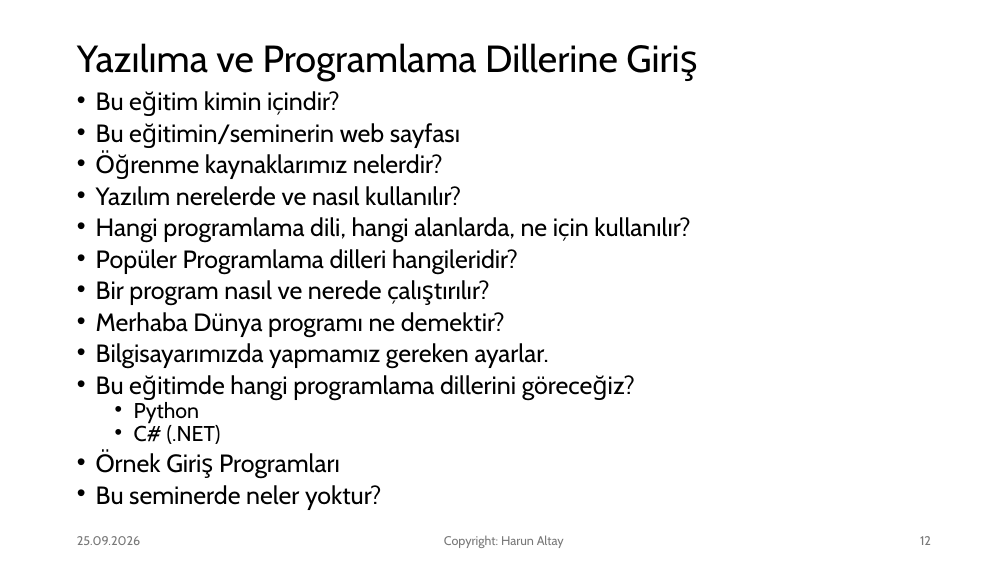
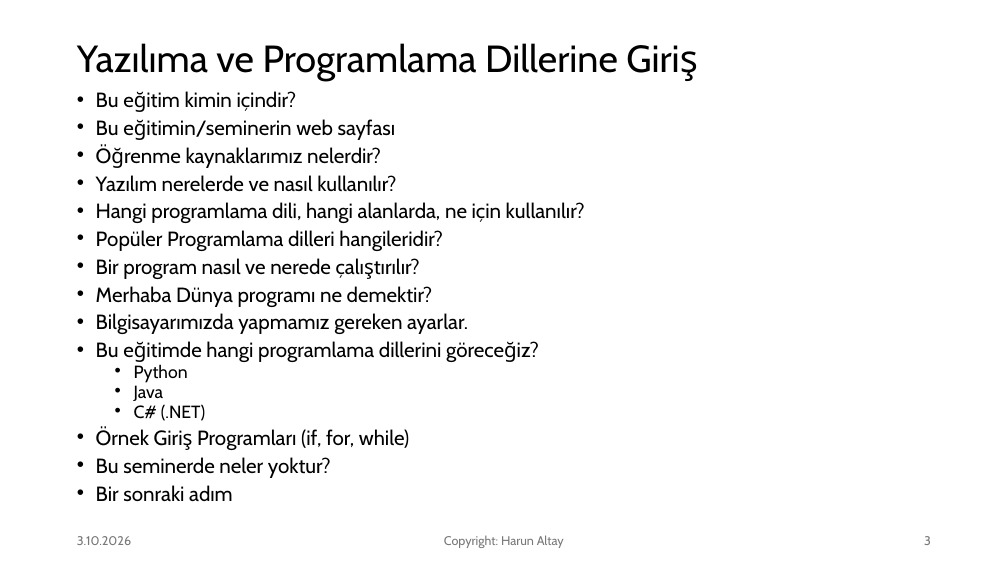
Before and after one commit to harunaltay/harunaltay.github.io, a slide deck: slide 3 of prog-diller/yazilim-sunum/Yazilim-Programlama-Dilleri-Giris.pptx (slide 12 before the commit). Drawn at 1008x567 pixels with LibreOffice and Linux fonts; fonts in the diff are those of the drawing. Boxes give left, top, right and bottom in pixels: in the first picture for what was removed or moved away, otherwise in the second. Text is boxed around its words. In the diff, an @@ line names an element or a change of style, - is before the commit and + after.

```diff
--- a/prog-diller/yazilim-sunum/Yazilim-Programlama-Dilleri-Giris.pptx
+++ b/prog-diller/yazilim-sunum/Yazilim-Programlama-Dilleri-Giris.pptx
@@ text at (96, 91, 585, 478): size 23.8 to 19.6 pt in "Bu eğitim kimin içindir?", "Bu eğitimin/seminerin web sayfası", "Öğrenme kaynaklarımız nelerdir?", "Yazılım nerelerde ve nasıl kullanılır?" and 7 more places; size 20.4 to 16.8 pt in "Python", "C# (.NET)" @@
@@ text at (134, 385, 164, 401): paragraph added @@
+  • Java
@@ text at (96, 428, 409, 450): text changed; size 23.8 to 19.6 pt @@
-• Örnek Giriş Programları
+• Örnek Giriş Programları (if, for, while)
@@ text at (96, 485, 233, 502): paragraph added @@
+• Bir sonraki adım
@@ text at (77, 536, 131, 545): text changed @@
-25.09.2026
+3.10.2026
@@ page number at (924, 536, 931, 545): text changed @@
-12
+3
```
Also in this commit, not shown: 45 other slides changed, 1 slide removed, 1 other file.
